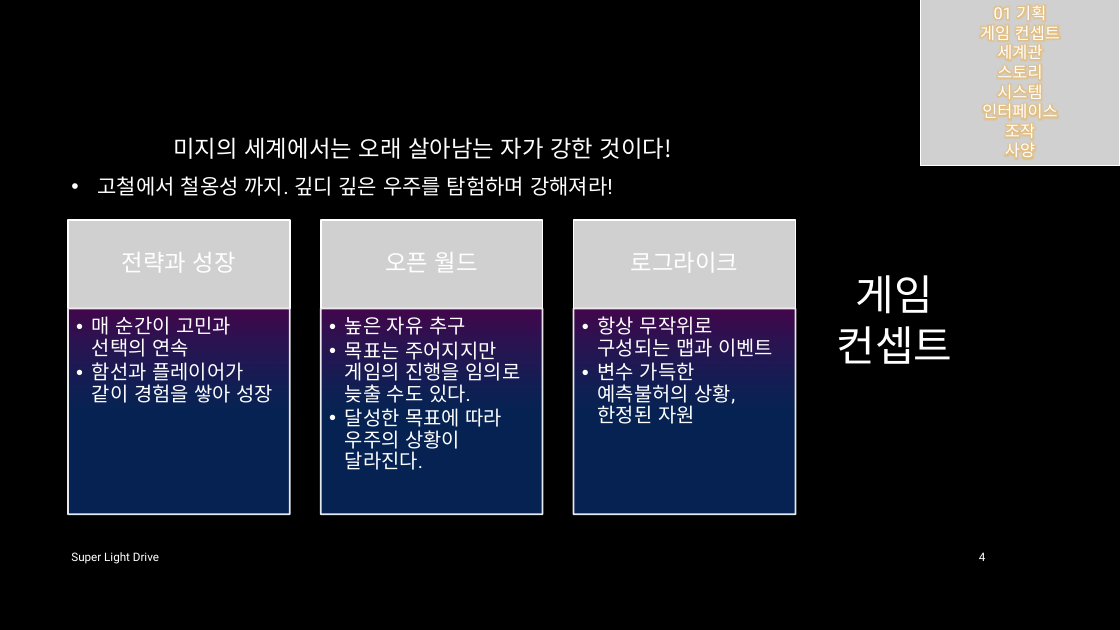
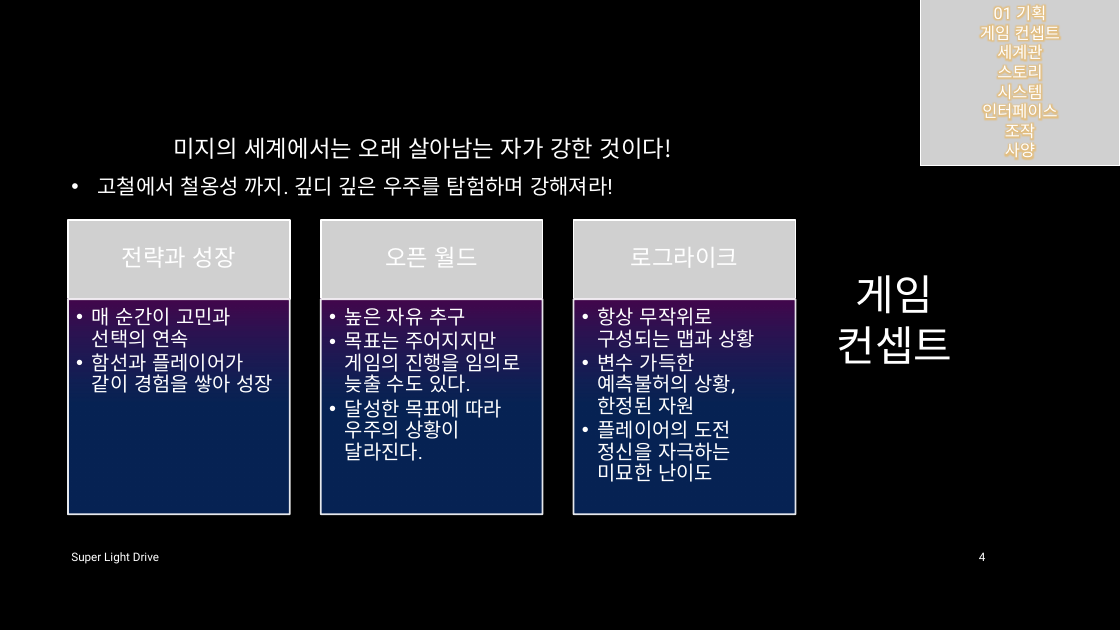
Before and after one commit to iconstudio/2017-Platformer, a slide deck: slide 4 of slides/SuperLightDrive_20171228.pptx. Drawn at 1120x630 pixels with LibreOffice and Linux fonts; fonts in the diff are those of the drawing; grey boxes stand for pictures; background and template pictures are left out. Boxes give left, top, right and bottom in pixels: in the first picture for what was removed or moved away, otherwise in the second. Text is boxed around its words. In the diff, an @@ line names an element or a change of style, - is before the commit and + after.

```diff
--- a/slides/SuperLightDrive_20171228.pptx
+++ b/slides/SuperLightDrive_20171228.pptx
@@ text "전략과 성장": place and size @@
-text "전략과 성장" at [122,252,236,272]
+text "전략과 성장" at [122,247,236,267]
@@ picture: place and size @@
-picture at [68,220,290,309]
+picture at [68,220,290,299]
@@ text "오픈 월드": place and size @@
-text "오픈 월드" at [385,252,478,272]
+text "오픈 월드" at [385,247,478,267]
@@ picture: place and size @@
-picture at [321,220,543,309]
+picture at [321,220,543,299]
@@ text "로그라이크": place and size @@
-text "로그라이크" at [631,252,738,272]
+text "로그라이크" at [631,247,738,267]
@@ picture: place and size @@
-picture at [574,220,796,309]
+picture at [574,220,796,299]
@@ text "매 순간이 고민과 선택의 연속": place and size @@
-text "매 순간이 고민과 선택의 연속" at [92,316,274,403]
+text "매 순간이 고민과 선택의 연속" at [92,307,274,393]
@@ text "매 순간이 고민과 선택의 연속" at [92,307,274,393]: bullet • to •• @@
@@ rectangle: place and size @@
-rectangle at [68,308,290,514]
+rectangle at [68,299,290,514]
@@ text "높은 자유 추구" at [345,307,521,461]: bullet • to •• @@
@@ text "높은 자유 추구": place and size @@
-text "높은 자유 추구" at [345,316,521,470]
+text "높은 자유 추구" at [345,307,521,461]
@@ rectangle: place and size @@
-rectangle at [321,308,543,514]
+rectangle at [321,299,543,514]
@@ rectangle: place and size @@
-rectangle at [574,308,796,514]
+rectangle at [574,299,796,514]
@@ text "항상 무작위로 구성되는 맵과 상황": place and size @@
-text "항상 무작위로 구성되는 맵과 상황" at [598,316,773,424]
+text "항상 무작위로 구성되는 맵과 상황" at [598,307,755,482]
@@ text at [598,307,755,348]: text changed @@
-  • 항상 무작위로 구성되는 맵과 이벤트
+  •• 항상 무작위로 구성되는 맵과 상황
@@ text at [598,353,736,415]: bullet • to •• @@
@@ text at [598,420,732,482]: paragraph added @@
+  •• 플레이어의 도전 정신을 자극하는 미묘한 난이도
```
Also in this commit, not shown: 19 other slides changed, 5 slides added.
